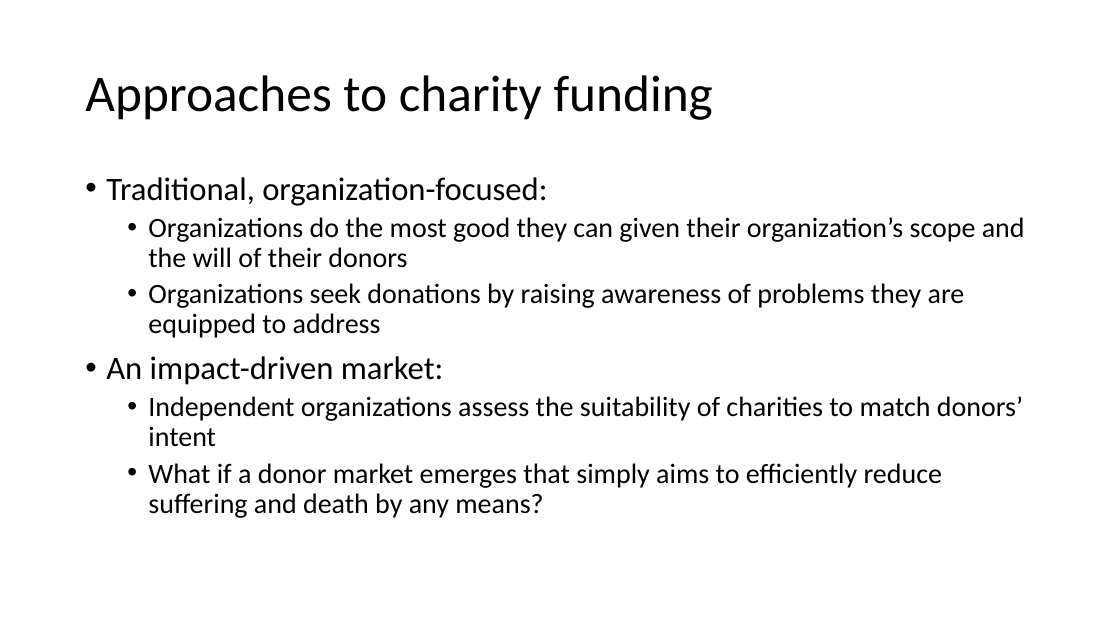
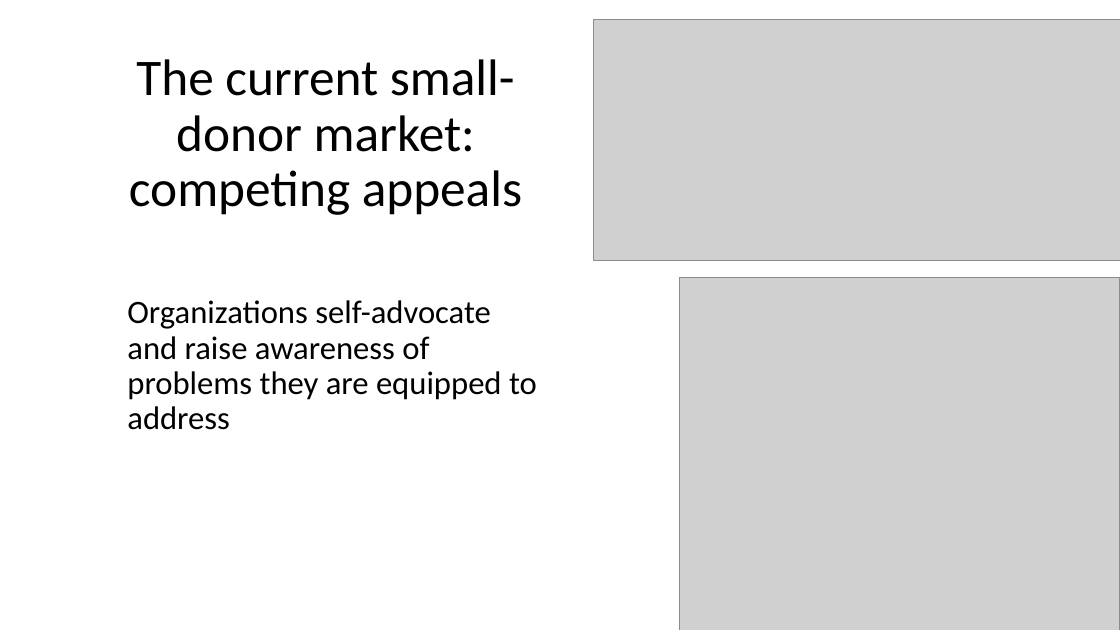
Before and after one commit to eanyc/eanyc.github.io, a slide deck: slide 12 of talk/talk.pptx. Drawn at 1120x630 pixels with LibreOffice and Linux fonts; fonts in the diff are those of the drawing; grey boxes stand for pictures; background and template pictures are left out. Boxes give left, top, right and bottom in pixels: in the first picture for what was removed or moved away, otherwise in the second. Text is boxed around its words. In the diff, an @@ line names an element or a change of style, - is before the commit and + after.

Commit message:
talk update

```diff
--- a/talk/talk.pptx
+++ b/talk/talk.pptx
@@ picture added at bbox=[594, 19, 1120, 260] @@
@@ title at bbox=[129, 59, 522, 215]: text changed @@
-Approaches to charity funding
+The current small-donor market: competing appeals
@@ picture added at bbox=[680, 277, 1120, 630] @@
@@ text at bbox=[127, 300, 537, 430]: text changed; size 24 to 28 pt @@
-• Traditional, organization-focused:
-  • Organizations do the most good they can given their organization’s scope and the will of their donors
-  • Organizations seek donations by raising awareness of problems they are equipped to address
-• An impact-driven market:
-  • Independent organizations assess the suitability of charities to match donors’ intent
-  • What if a donor market emerges that simply aims to efficiently reduce suffering and death by any means?
+  Organizations self-advocate and raise awareness of problems they are equipped to address
```
Also in this commit, not shown: 6 other slides changed, 4 slides added, 3 slides removed.
